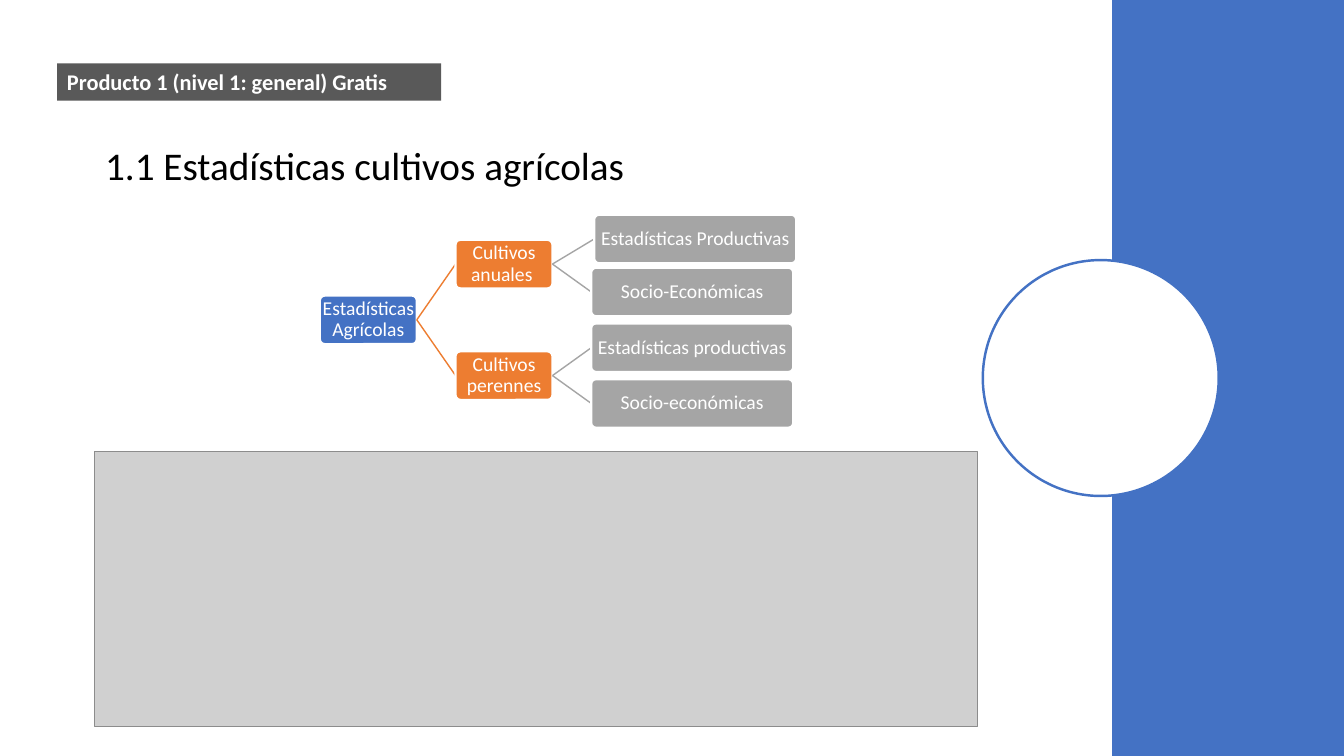
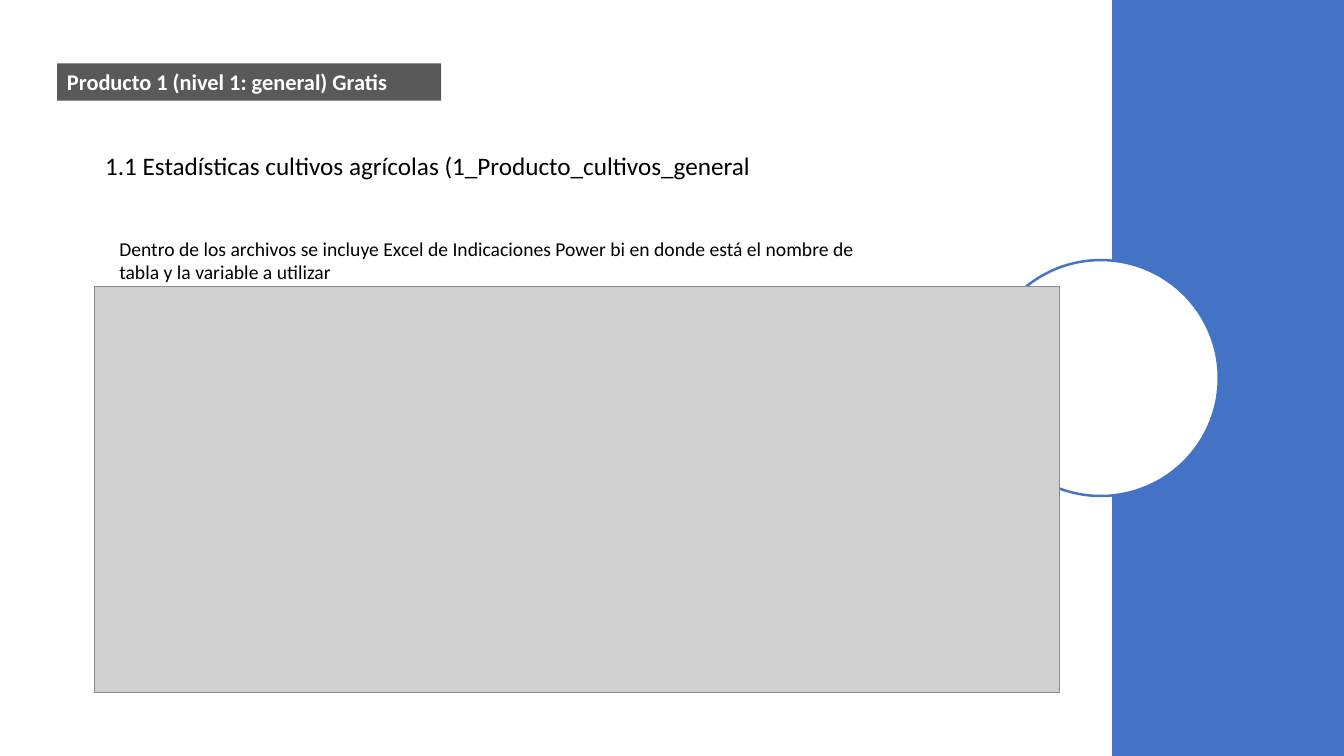
Before and after one commit to Sud-Austral/DATA-AGRO, a slide deck: slide 4 of Repositorio Agricultura/Para power bi/Chile/Agricola/Power Bi (variables a mostrar).pptx. Drawn at 1344x756 pixels with LibreOffice and Linux fonts; fonts in the diff are those of the drawing; grey boxes stand for pictures. Boxes give left, top, right and bottom in pixels: in the first picture for what was removed or moved away, otherwise in the second. Text is boxed around its words. In the diff, an @@ line names an element or a change of style, - is before the commit and + after.

```diff
--- a/Repositorio Agricultura/Para power bi/Chile/Agricola/Power Bi (variables a mostrar).pptx
+++ b/Repositorio Agricultura/Para power bi/Chile/Agricola/Power Bi (variables a mostrar).pptx
@@ title at <box>105,156,750,180</box>: text changed; size 28 to 18 pt @@
-1.1 Estadísticas cultivos agrícolas
+1.1 Estadísticas cultivos agrícolas (1_Producto_cultivos_general
@@ text added at <box>119,242,853,282</box>, 14 pt, text #000000 @@
+Dentro de los archivos se incluye Excel de Indicaciones Power bi en donde está el nombre de tabla y la variable a utilizar
@@ picture: place and size @@
-picture at <box>95,452,978,727</box>
+picture at <box>95,287,1060,694</box>
@@ group removed at <box>320,215,797,427</box>: 7 rounded rectangles, 7 texts, 6 freeform shapes @@
-Estadísticas Agrícolas
-Cultivos anuales
-Estadísticas Productivas
-Socio-Económicas
-Cultivos perennes
-Estadísticas productivas
-Socio-económicas
```
Also in this commit, not shown: 4 other slides changed, 5 slides added, 1 slide removed, 7 other files.
